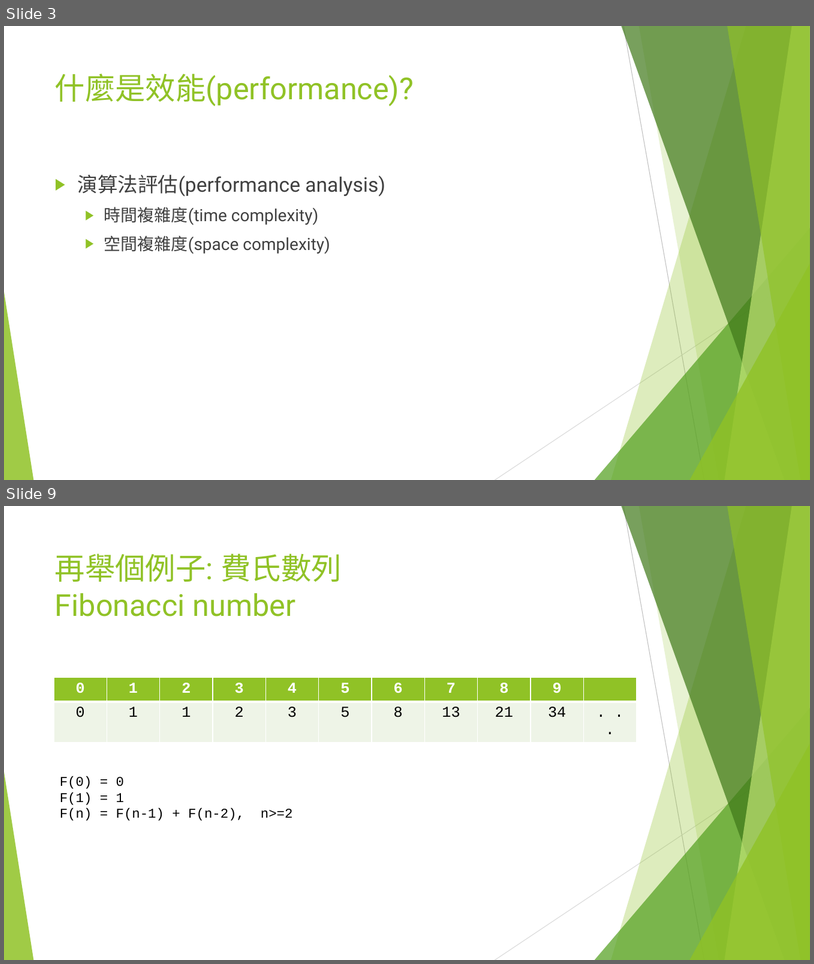
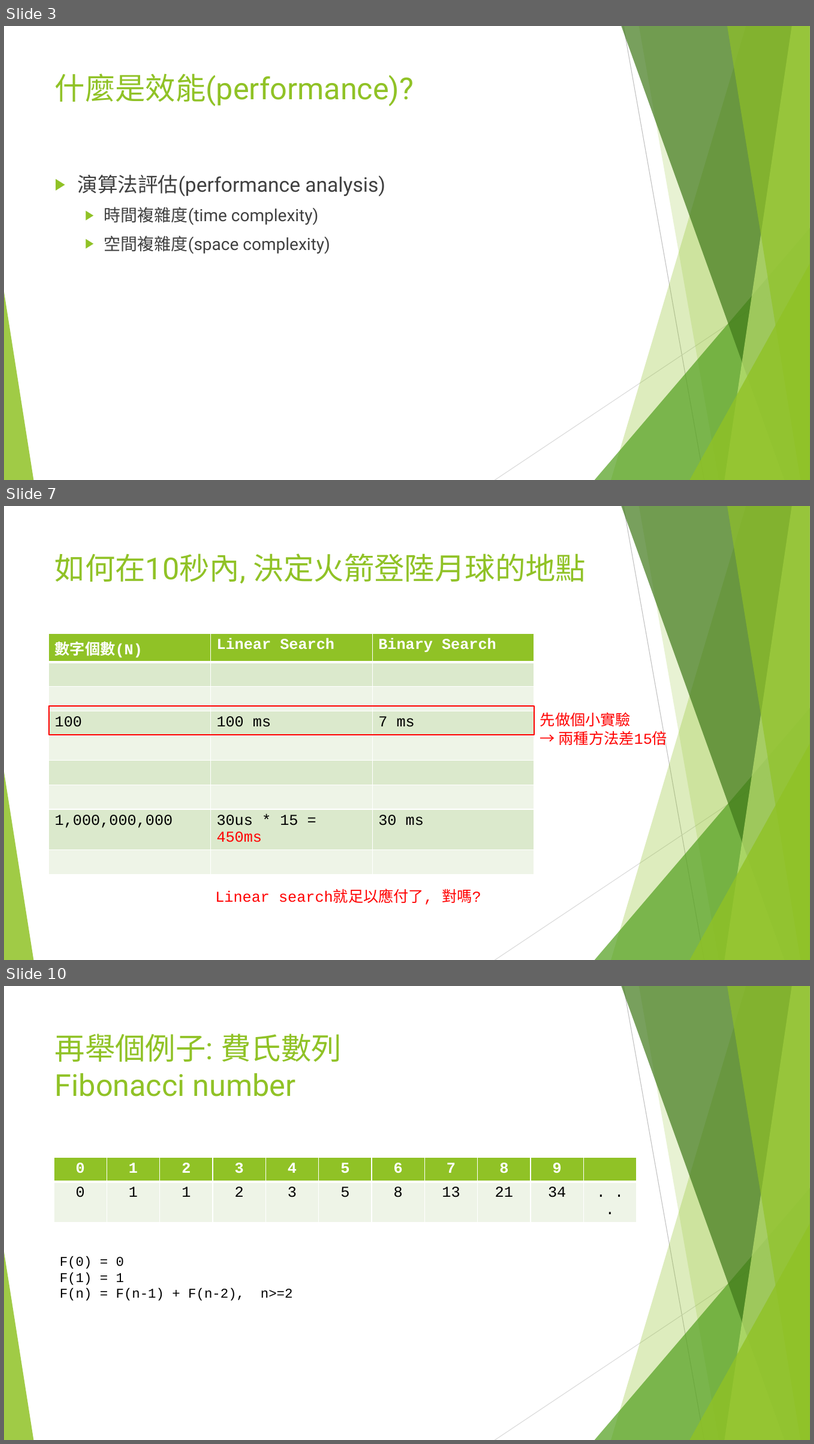
Before and after one commit to d823944/Python4Us, a slide deck: Slide_APCS/CH1 資料結構與演算法_前言.pptx. Shown one above the other, each under a label of ours: slides 3 and 9 before the commit, slides 3, 7 and 10 after it; the slides between them are not shown. The pictures are 814x964 and 814x1444 pixels, drawn with LibreOffice and Linux fonts; fonts in the diff are those of the drawing. Boxes give left, top, right and bottom in pixels: in the first picture for what was removed or moved away, otherwise in the second. Text is boxed around its words. In the diff, an @@ line names an element or a change of style, - is before the commit and + after.

```diff
--- a/Slide_APCS/CH1 資料結構與演算法_前言.pptx
+++ b/Slide_APCS/CH1 資料結構與演算法_前言.pptx
@@ slide 7 added at (x1=4, y1=506, x2=810, y2=960), background #FFFFFF; not listed: 10 template elements that a slide beside it also shows @@
@@ title added at (x1=55, y1=553, x2=586, y2=583), 36 pt, text #90C226 @@
+如何在10秒內, 決定火箭登陸月球的地點
@@ table added at (x1=49, y1=634, x2=535, y2=872), 9 rows, 3 columns @@
+數字個數(N) | Linear Search | Binary Search
+ |  | 
+ |  | 
+100 | 100 ms | 7 ms
+ |  | 
+ |  | 
+ |  | 
+1,000,000,000 | 30us * 15 = 450ms | 30 ms
+ |  | 
@@ rectangle added at (x1=49, y1=706, x2=534, y2=735), outline #FF0000 1.5 pt @@
@@ text added at (x1=540, y1=712, x2=668, y2=747), 18 pt, text #FF0000 @@
+先做個小實驗
+→ 兩種方法差15倍
@@ text added at (x1=215, y1=889, x2=482, y2=904), 18 pt, text #FF0000 @@
+Linear search就足以應付了, 對嗎?
@@ what was slide 9 is now slide 10 @@
```
Also in this commit, not shown: 5 slides changed.
